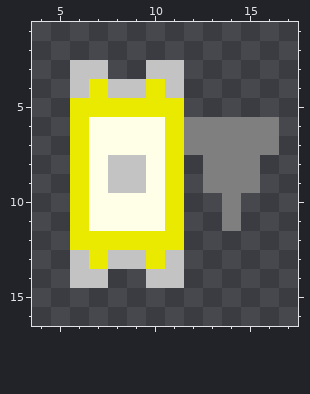
A pixel-art sprite gets an edit: UCBeditor/element/solid/D/LED(1608).png. The picture above is the old version.
The file is 18x18 pixels. Shown: x 4..17, y 1..16.
New version:
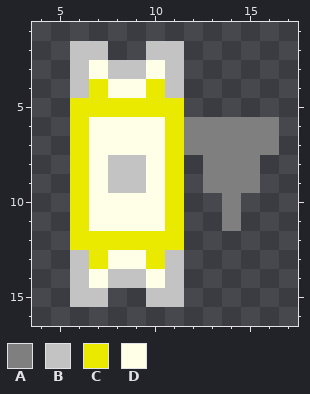
Palette (. is transparent): A #7f7f7f  B #c3c3c3  C #eaea00  D #ffffe7
Changes in this commit:
Changed rows in their new state; - is an unchanged pixel.
first column x 6:
 2 BB--BB
 3 -DBBD-
 4 --DD--
first column x 6:
13 --DD--
14 -DBBD-
15 BB--BB
Boxes around the changes in both pictures, in picture pixels (x1, y1, x2, y2):
changed: (70, 41, 184, 98)
changed: (70, 250, 184, 307)
